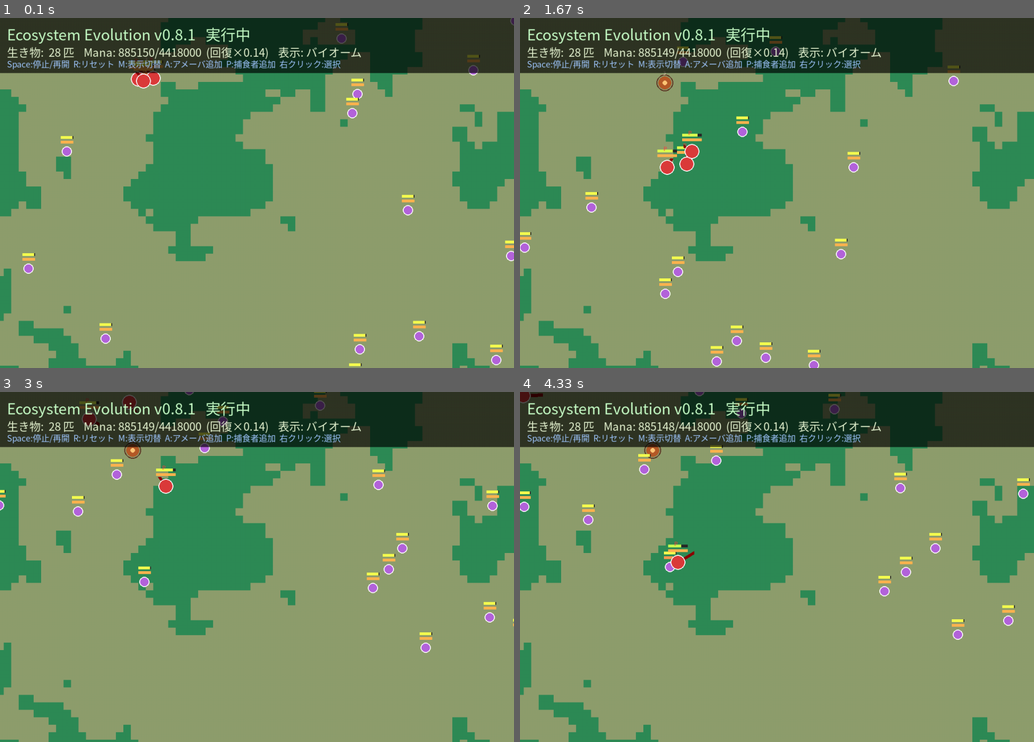
Above: before the commit, frames 1-4 (two rows, left to right).
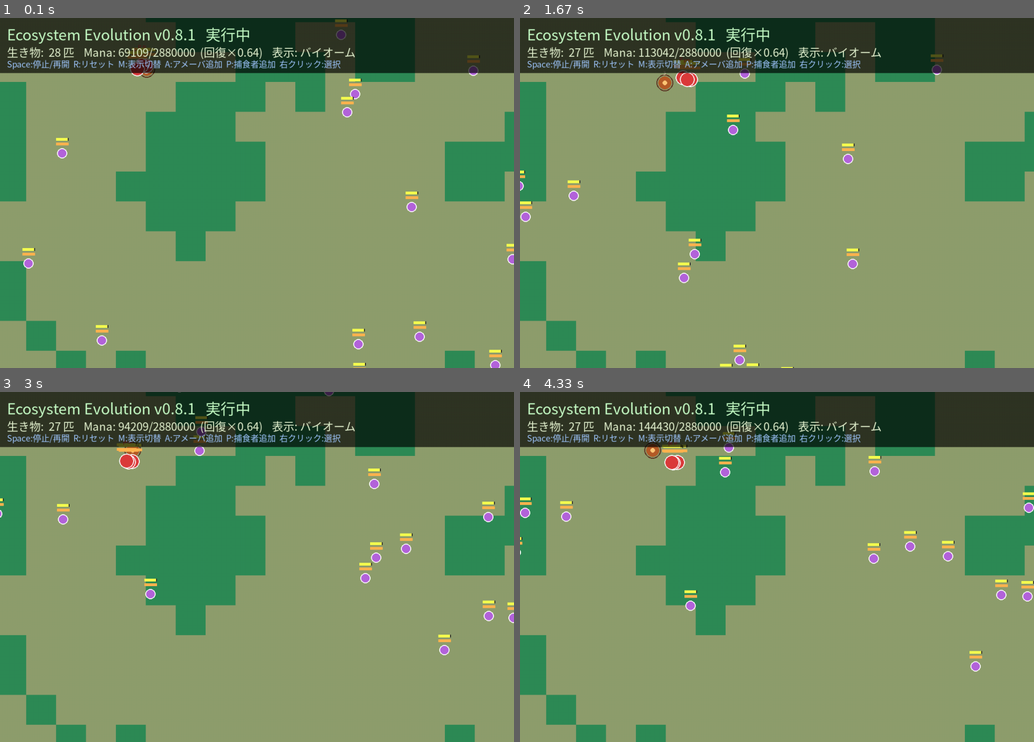
Above: after the commit, the same moments.

Repository: illuaStudio/ecosystem_evo
Game: pygame game, started from src/main.py
Same seed, same stepped clock (60 frames per second), same inputs: the game is played once before the commit and once after it.
Inputs (mouse positions are in pixels of both pictures, inside the frame that each line leads up to):
- Up to frame 1 (0.1 s): no input
- Up to frame 2 (1.67 s): tap R at 0.33 s; tap Enter at 0.67 s; click (617, 140) at 1.05 s
- Up to frame 3 (3 s): click (123, 437) at 1.88 s; tap R at 2.17 s
- Up to frame 4 (4.33 s): no input

The runs differ from the first frame. In frame 1, 10% of the frame differs, in the area x 0-100%, y 0-100%; in frame 2, 11%; in frame 3, 11%; in frame 4, 11%.

Commit message:
アリの生態の模倣-巣に戻り繁殖

Diff:
--- a/config/species/amoeba.json
+++ b/config/species/amoeba.json
@@ -2,14 +2,14 @@
   "name": "Amoeba",
   "color": [180, 100, 220],
   "life_cycle": {
-    "mature": 2800,
-    "elder": 18000,
-    "death": 35000
+    "mature": 280,
+    "elder": 800,
+    "death": 10000
   },
   "traits": {
     "base_size": 9.0,
     "max_size": 18.0,
-    "growth_rate": 0.0008,
+    "growth_rate": 0.004,
     "base_speed": 1.0,
     "base_vision": 70,
     "max_hp": 60.0,
@@ -36,17 +36,17 @@
       },
       {
         "name": "SplitAction",
-        "weight": 0.9,
+        "weight": 1.25,
         "description": "成熟後に無性分裂。min_reproduce_size で小型個体の連続分裂を防止",
         "params": {
-          "satiety_threshold": 0.75,
-          "energy_cost": 0.39,
-          "min_reproduce_size": 8.5,
+          "satiety_threshold": 0.5,
+          "energy_cost": 0.1,
+          "min_reproduce_size": 6.5,
           "size_reduction": 0.75,
           "offspring_size_ratio": 0.48,
           "offspring_satiety_ratio": 0.60,
-          "cooldown": 1600,
-          "separation_distance": 0.05
+          "cooldown": 8000,
+          "separation_distance": 12
         }
       }
     ]
--- a/config/species/predator.json
+++ b/config/species/predator.json
@@ -9,18 +9,21 @@
     "nest_y": 500,
     "spawn_spread": 28,
     "deposit_radius": 30,
-    "max_food": 480,
-    "food_leak_rate": 0.0012,
+    "max_food": 5000,
+    "food_leak_rate": 0.00012,
     "food_to_mana_ratio": 0.35,
-    "food_leak_reserve_ratio": 0.15
+    "food_leak_reserve_ratio": 0.15,
+    "spawn_food_cost": 55,
+    "max_workers": 12,
+    "min_food_reserve": 72
   },
   "traits": {
     "base_size": 14.0,
-    "base_speed": 3.0,
+    "base_speed": 0.5,
     "base_vision": 260,
     "max_hp": 120.0,
     "max_satiety": 100.0,
-    "metabolism_rate": 0.24
+    "metabolism_rate": 0.02
   },
   "mind": {
     "type": "utility",
@@ -33,7 +36,9 @@
           "target_type": "Amoeba",
           "speed_multiplier": 1.35,
           "attack_power": 1.25,
-          "pickup_on_kill": true
+          "pickup_on_kill": true,
+          "hunger_threshold": 0.28,
+          "colony_hoard_strength": 0.8
         }
       },
       {
@@ -43,6 +48,15 @@
         "params": {
           "speed_multiplier": 1.15,
           "deposit_radius": 30
+        }
+      },
+      {
+        "name": "SpawnWorkerAction",
+        "weight": 1.6,
+        "description": "巣付近で備蓄を消費し働きアリを1匹増やす",
+        "params": {
+          "spawn_radius": 40,
+          "spawn_cooldown": 900
         }
       },
       {
--- a/config/worlds/world.json
+++ b/config/worlds/world.json
@@ -6,8 +6,8 @@
   "background_color": [34, 60, 25],
 
   "mana": {
-    "regen_rate": 100.0,
-    "density_max": 500.0,
+    "regen_rate": 1000.0,
+    "density_max": 5000.0,
     "density_initial_min": 80.0,
     "density_initial_max": 150.0
   },
@@ -18,19 +18,19 @@
   },
 
   "world": {
-    "biome_map_cell_size": 16,
+    "biome_map_cell_size": 64,
     "biomes": [
       {
         "name": "rich",
         "display_name": "豊かなエリア",
         "color": "#2E8B57",
-        "mana_regen_multiplier": 0.3
+        "mana_regen_multiplier": 1.2
       },
       {
         "name": "poor",
         "display_name": "貧しいエリア",
         "color": "#8F9E6E",
-        "mana_regen_multiplier": 0.02
+        "mana_regen_multiplier": 0.2
       }
     ],
     "biome_noise": {
--- a/src/ai/actions.py
+++ b/src/ai/actions.py
@@ -163,14 +163,14 @@
 class HuntAction(Action):
     """獲物を追跡し攻撃・殺害。死骸はその場で食べず拾って巣へ運ぶ。"""
 
-    HUNGER_THRESHOLD = 0.28
-
     DEFAULT_PARAMS = {
         "target_type": "Amoeba",
         "speed_multiplier": 1.3,
         "contact_padding": 8.0,
         "attack_power": 1.2,
         "pickup_on_kill": True,
+        "hunger_threshold": 0.28,
+        "colony_hoard_strength": 0.8,
     }
 
     def __init__(self, **params):
@@ -198,7 +198,6 @@
                 )
             if (
                 not target.alive
-                and has_edible_carcass(target)
                 and self.params.get("pickup_on_kill", True)
             ):
                 try_pickup_carcass(creature, target, pad)
@@ -209,6 +208,25 @@
 
         return False
 
+    def _hunt_drive(self, creature) -> float:
+        """個人の空腹とコロニー備蓄（常時）のうち強い方（0〜1）。"""
+        hunger = hunger_ratio(creature)
+        threshold = float(self.params["hunger_threshold"])
+        personal = 0.0
+        if hunger >= threshold:
+            headroom = max(1e-6, 1.0 - threshold)
+            personal = min(1.0, (hunger - threshold) / headroom)
+
+        if not creature.world:
+            return personal
+
+        nest = creature.world.nest_system.get_creature_nest(creature)
+        if nest is None:
+            return personal
+
+        colony_drive = float(self.params["colony_hoard_strength"])
+        return max(personal, colony_drive)
+
     def calculate_utility(self, creature) -> float:
         if getattr(creature, "colony", None) is None or creature.colony.is_carrying:
             return 0.0
@@ -219,12 +237,12 @@
         if prey is None:
             return 0.0
 
-        hunger = hunger_ratio(creature)
-        if hunger < self.HUNGER_THRESHOLD:
+        drive = self._hunt_drive(creature)
+        if drive <= 0.0:
             return 0.0
 
         closeness = closeness_ratio(creature, prey)
-        return min(1.0, hunger * (0.4 + closeness * 0.6))
+        return min(1.0, drive * (0.4 + closeness * 0.6))
 
     def _resolve_target(self, creature):
         target_type = self.params["target_type"]
@@ -513,3 +531,82 @@
         headroom = max(1e-6, 1.0 - threshold)
         excess = (sat - threshold) / headroom
         return min(1.0, 0.55 + excess * 0.45)
+
+
+class SpawnWorkerAction(ReproductionAction):
+    """巣の食料備蓄を消費して働きアリ（同種）を1匹生成する。"""
+
+    DEFAULT_PARAMS = {
+        "spawn_radius": 40.0,
+        "approach_speed_multiplier": 0.9,
+        "spawn_cooldown": 900,
+    }
+
+    def _colony_cfg(self, creature) -> dict:
+        return creature.species.colony_data or {}
+
+    def can_execute(self, creature) -> bool:
+        if not creature.alive or not creature.world:
+            return False
+        if getattr(creature, "colony", None) is None:
+            return False
+        if creature.colony.is_carrying:
+            return False
+        if creature.repro_cooldown > 0:
+            return False
+        return creature.world.nest_system.can_spawn_worker(
+            creature, self._colony_cfg(creature)
+        )
+
+    def execute(self, creature) -> bool:
+        if not self.can_execute(creature):
+            return False
+
+        ns = creature.world.nest_system
+        spawn_radius = float(self.params["spawn_radius"])
+
+        if not ns.is_at_nest(creature, spawn_radius):
+            nest = ns.get_creature_nest(creature)
+            if nest is None:
+                return False
+            move_toward_point(
+                creature,
+                nest.x,
+                nest.y,
+                float(self.params["approach_speed_multiplier"]),
+            )
+            return False
+
+        worker = ns.spawn_worker(creature, self._colony_cfg(creature))
+        if worker is None:
+            return False
+
+        self._register_offspring(creature, worker)
+        creature.set_repro_cooldown(int(self.params["spawn_cooldown"]))
+        self.completed = True
+        return True
+
+    def calculate_utility(self, creature) -> float:
+        if not self.can_execute(creature):
+            return 0.0
+
+        ns = creature.world.nest_system
+        nest = ns.get_creature_nest(creature)
+        if nest is None:
+            return 0.0
+
+        cfg = self._colony_cfg(creature)
+        cost = float(cfg.get("spawn_food_cost", 1))
+        reserve = float(cfg.get("min_food_reserve", 0))
+        max_workers = max(1, int(cfg.get("max_workers", 1)))
+        members = ns.member_count(nest.id, creature.species.name)
+
+        headroom = max(0.0, (max_workers - members) / max_workers)
+        surplus = nest.stored_food - reserve - cost
+        denom = max(1.0, nest.max_food - reserve - cost)
+        food_factor = max(0.0, min(1.0, surplus / denom))
+
+        at_nest = ns.is_at_nest(creature, float(self.params["spawn_radius"]))
+        proximity = 1.0 if at_nest else 0.35
+
+        return min(1.0, headroom * (0.35 + food_factor * 0.65) * proximity)
--- a/src/ai/mind.py
+++ b/src/ai/mind.py
@@ -7,6 +7,7 @@
     ManaGradientWanderAction,
     NestPatrolAction,
     ReturnToNestAction,
+    SpawnWorkerAction,
     SplitAction,
     WanderAction,
 )
@@ -20,6 +21,7 @@
     "ReturnToNestAction": ReturnToNestAction,
     "FeedAtNestAction": FeedAtNestAction,
     "NestPatrolAction": NestPatrolAction,
+    "SpawnWorkerAction": SpawnWorkerAction,
     "SplitAction": SplitAction,
 }
 
--- a/src/systems/nest_system.py
+++ b/src/systems/nest_system.py
@@ -231,6 +231,7 @@
         space = max(0.0, nest.max_food - nest.stored_food)
         deposited = min(amount, space)
         nest.stored_food += deposited
+        carcass.remaining_biomass = max(0.0, amount - deposited)
         colony.carried_carcass = None
         return deposited
 
@@ -272,3 +273,49 @@
             if colony is not None and colony.nest_id == nest_id:
                 count += 1
         return count
+
+    def can_spawn_worker(
+        self, creature, colony_cfg: dict | None = None
+    ) -> bool:
+        """巣備蓄・個体数上限・最低備蓄を満たすか。"""
+        colony = getattr(creature, "colony", None)
+        if colony is None:
+            return False
+        nest = self.get_creature_nest(creature)
+        if nest is None:
+            return False
+
+        cfg = colony_cfg if colony_cfg is not None else creature.species.colony_data
+        cost = float(cfg.get("spawn_food_cost", 0))
+        if cost <= 0:
+            return False
+
+        max_workers = int(cfg.get("max_workers", 0))
+        if max_workers <= 0:
+            return False
+
+        reserve = float(cfg.get("min_food_reserve", 0))
+        if nest.stored_food < reserve + cost:
+            return False
+
+        if self.member_count(nest.id, nest.owner_species) >= max_workers:
+            return False
+
+        return True
+
+    def spawn_worker(self, creature, colony_cfg: dict | None = None):
+        """食料を消費して子個体を生成する。失敗時は None。ワールドへの登録は呼び出し側。"""
+        if not self.can_spawn_worker(creature, colony_cfg):
+            return None
+
+        cfg = colony_cfg if colony_cfg is not None else creature.species.colony_data
+        cost = float(cfg["spawn_food_cost"])
+        nest = self.get_creature_nest(creature)
+        nest.stored_food -= cost
+
+        from src.entities.creature_factory import CreatureFactory
+
+        x, y = self.spawn_position(nest.owner_species, cfg)
+        return CreatureFactory.create(
+            nest.owner_species, world=self.world, x=x, y=y
+        )
--- a/src/utils/creature_helpers.py
+++ b/src/utils/creature_helpers.py
@@ -126,6 +126,21 @@
     return not target.alive and getattr(target, "remaining_biomass", 0) > 0
 
 
+def is_carcass_carried(world, carcass) -> bool:
+    """他個体が運搬中の死骸か（同一参照）。"""
+    if world is None or carcass is None:
+        return False
+    for c in world.creatures:
+        colony = getattr(c, "colony", None)
+        if colony is not None and colony.carried_carcass is carcass:
+            return True
+    return False
+
+
+def is_unclaimed_carcass(world, carcass) -> bool:
+    return has_edible_carcass(carcass) and not is_carcass_carried(world, carcass)
+
+
 def is_living_prey(target, species_name: str) -> bool:
     return target is not None and target.alive and target.species.name == species_name
 
@@ -135,7 +150,10 @@
         return False
     if target.species.name != species_name:
         return False
-    return target.alive or has_edible_carcass(target)
+    if target.alive:
+        return True
+    world = getattr(creature, "world", None)
+    return is_unclaimed_carcass(world, target)
 
 
 def is_in_vision(creature, target) -> bool:
@@ -280,14 +298,14 @@
     colony = getattr(carrier, "colony", None)
     if colony is None or colony.is_carrying:
         return False
-    if not has_edible_carcass(carcass):
+    world = carrier.world
+    if not is_unclaimed_carcass(world, carcass):
         return False
 
     dist = distance_between(carrier, carcass)
     if dist > contact_range(carrier, carcass, contact_padding):
         return False
 
-    world = carrier.world
     if world is not None and carcass in world.creatures:
         world.remove_creature(carcass)
 
@@ -311,7 +329,7 @@
             continue
         if other.species.name != species_name:
             continue
-        if not has_edible_carcass(other):
+        if not is_unclaimed_carcass(creature.world, other):
             continue
         dist = distance_between(creature, other)
         if dist <= vision and dist < min_dist:
--- a/tests/test_predator_nest.py
+++ b/tests/test_predator_nest.py
@@ -3,7 +3,13 @@
 
 from src.entities.creature_factory import CreatureFactory
 from src.systems.world import World
-from src.utils.creature_helpers import has_edible_carcass, hunger_ratio, try_attack_only
+from src.utils.creature_helpers import (
+    has_edible_carcass,
+    hunger_ratio,
+    is_carcass_carried,
+    try_attack_only,
+    try_pickup_carcass,
+)
 from src.config import config
 from src.utils.creature_helpers import distance_to_point
 from src.utils.position_helpers import entity_xy
@@ -96,8 +102,6 @@
         self.assertFalse(prey.alive)
         self.assertTrue(has_edible_carcass(prey))
 
-        from src.utils.creature_helpers import try_pickup_carcass
-
         self.assertTrue(try_pickup_carcass(predator, prey))
         self.assertTrue(predator.colony.is_carrying)
 
@@ -138,6 +142,10 @@
 
     def test_feed_per_member_ratio_divides_by_colony_size(self):
         world = World()
+        for c in list(world.creatures):
+            if c.species.name == "Predator":
+                world.remove_creature(c)
+        world.nest_system.nests.clear()
         preds = self._spawn_predators(world, 3)
         nest = world.nest_system.get_creature_nest(preds[0])
         nest.stored_food = 200.0
@@ -147,6 +155,157 @@
         shared_cap = 200.0 * 0.14 / members
         self.assertLess(shared_cap, solo_cap)
 
+    def test_spawn_worker_consumes_food_and_adds_member(self):
+        world = World()
+        preds = self._spawn_predators(world, 1)
+        predator = preds[0]
+        nest = world.nest_system.get_creature_nest(predator)
+        colony_cfg = config.get_species("Predator").get("colony", {})
+        cost = float(colony_cfg["spawn_food_cost"])
+        reserve = float(colony_cfg["min_food_reserve"])
+
+        nest.stored_food = reserve + cost + 10
+        members_before = world.nest_system.member_count(nest.id, "Predator")
+        food_before = nest.stored_food
+
+        from src.utils.position_helpers import entity_xy
+
+        predator.pos[0] = nest.x
+        predator.pos[1] = nest.y
+        if hasattr(predator, "position"):
+            predator.position.x = nest.x
+            predator.position.y = nest.y
+
+        worker = world.nest_system.spawn_worker(predator, colony_cfg)
+        self.assertIsNotNone(worker)
+        world.add_creature(worker)
+
+        self.assertEqual(
+            world.nest_system.member_count(nest.id, "Predator"),
+            members_before + 1,
+        )
+        self.assertAlmostEqual(nest.stored_food, food_before - cost)
+        self.assertEqual(worker.colony.nest_id, nest.id)
+
+    def test_spawn_worker_blocked_at_max_workers(self):
+        world = World()
+        colony_cfg = config.get_species("Predator").get("colony", {})
+        max_workers = int(colony_cfg["max_workers"])
+        preds = self._spawn_predators(world, max_workers)
+        nest = world.nest_system.get_creature_nest(preds[0])
+        nest.stored_food = nest.max_food
+
+        self.assertFalse(world.nest_system.can_spawn_worker(preds[0], colony_cfg))
+        self.assertIsNone(world.nest_system.spawn_worker(preds[0], colony_cfg))
+
+    def test_spawn_worker_blocked_below_min_reserve(self):
+        world = World()
+        preds = self._spawn_predators(world, 1)
+        predator = preds[0]
+        nest = world.nest_system.get_creature_nest(predator)
+        colony_cfg = config.get_species("Predator").get("colony", {})
+        cost = float(colony_cfg["spawn_food_cost"])
+        reserve = float(colony_cfg["min_food_reserve"])
+
+        nest.stored_food = reserve + cost - 1
+        self.assertFalse(world.nest_system.can_spawn_worker(predator, colony_cfg))
+
+    def test_hunt_utility_positive_when_satiated_regardless_of_nest_fill(self):
+        world = World()
+        preds = self._spawn_predators(world, 1)
+        predator = preds[0]
+        nest = world.nest_system.get_creature_nest(predator)
+        predator.satiety = predator.max_satiety * 0.95
+
+        prey = next(c for c in world.creatures if c.species.name == "Amoeba")
+        px, py = entity_xy(predator)
+        prey.pos[0] = px + 20
+        prey.pos[1] = py
+        if hasattr(prey, "position"):
+            prey.position.x = prey.pos[0]
+            prey.position.y = prey.pos[1]
+
+        from src.ai.actions import HuntAction
+
+        action = HuntAction()
+        for stored in (0.0, nest.max_food * 0.5, nest.max_food):
+            nest.stored_food = stored
+            with self.subTest(stored_food=stored):
+                self.assertGreater(action.calculate_utility(predator), 0.0)
+
+    def test_second_predator_cannot_pickup_carried_carcass(self):
+        world = World()
+        preds = self._spawn_predators(world, 2)
+        carrier, other = preds[0], preds[1]
+        prey = next(c for c in world.creatures if c.species.name == "Amoeba")
+        px, py = entity_xy(carrier)
+        prey.pos[0] = px + 10
+        prey.pos[1] = py
+        if hasattr(prey, "position"):
+            prey.position.x = prey.pos[0]
+            prey.position.y = prey.pos[1]
+
+        for _ in range(8):
+            if not prey.alive:
+                break
+            try_attack_only(carrier, prey, attack_power=2.5)
+        self.assertTrue(try_pickup_carcass(carrier, prey))
+        self.assertTrue(is_carcass_carried(world, prey))
+        self.assertFalse(try_pickup_carcass(other, prey))
+
+    def test_deposit_zeros_carcass_biomass_prevents_double_storage(self):
+        world = World()
+        preds = self._spawn_predators(world, 1)
+        predator = preds[0]
+        nest = world.nest_system.get_creature_nest(predator)
+        prey = next(c for c in world.creatures if c.species.name == "Amoeba")
+        px, py = entity_xy(predator)
+        prey.pos[0] = px + 10
+        prey.pos[1] = py
+        if hasattr(prey, "position"):
+            prey.position.x = prey.pos[0]
+            prey.position.y = prey.pos[1]
+
+        for _ in range(8):
+            if not prey.alive:
+                break
+            try_attack_only(predator, prey, attack_power=2.5)
+        try_pickup_carcass(predator, prey)
+        biomass = prey.remaining_biomass
+        deposited = world.nest_system.deposit_carried(predator)
+        self.assertGreater(deposited, 0)
+        self.assertEqual(prey.remaining_biomass, 0.0)
+        nest.stored_food = 0.0
+        predator.colony.carried_carcass = prey
+        second = world.nest_system.deposit_carried(predator)
+        self.assertEqual(second, 0.0)
+
+    def test_spawn_worker_action_at_nest(self):
+        world = World()
+        preds = self._spawn_predators(world, 1)
+        predator = preds[0]
+        nest = world.nest_system.get_creature_nest(predator)
+        colony_cfg = config.get_species("Predator").get("colony", {})
+        cost = float(colony_cfg["spawn_food_cost"])
+        reserve = float(colony_cfg["min_food_reserve"])
+        nest.stored_food = reserve + cost + 50
+
+        predator.pos[0] = nest.x
+        predator.pos[1] = nest.y
+        if hasattr(predator, "position"):
+            predator.position.x = nest.x
+            predator.position.y = nest.y
+
+        from src.ai.actions import SpawnWorkerAction
+
+        action = SpawnWorkerAction(spawn_cooldown=0)
+        members_before = world.nest_system.member_count(nest.id, "Predator")
+        self.assertTrue(action.execute(predator))
+        self.assertEqual(
+            world.nest_system.member_count(nest.id, "Predator"),
+            members_before + 1,
+        )
+
 
 if __name__ == "__main__":
     unittest.main()
Not shown, changed: docs/Species_JSON_Spec.md
